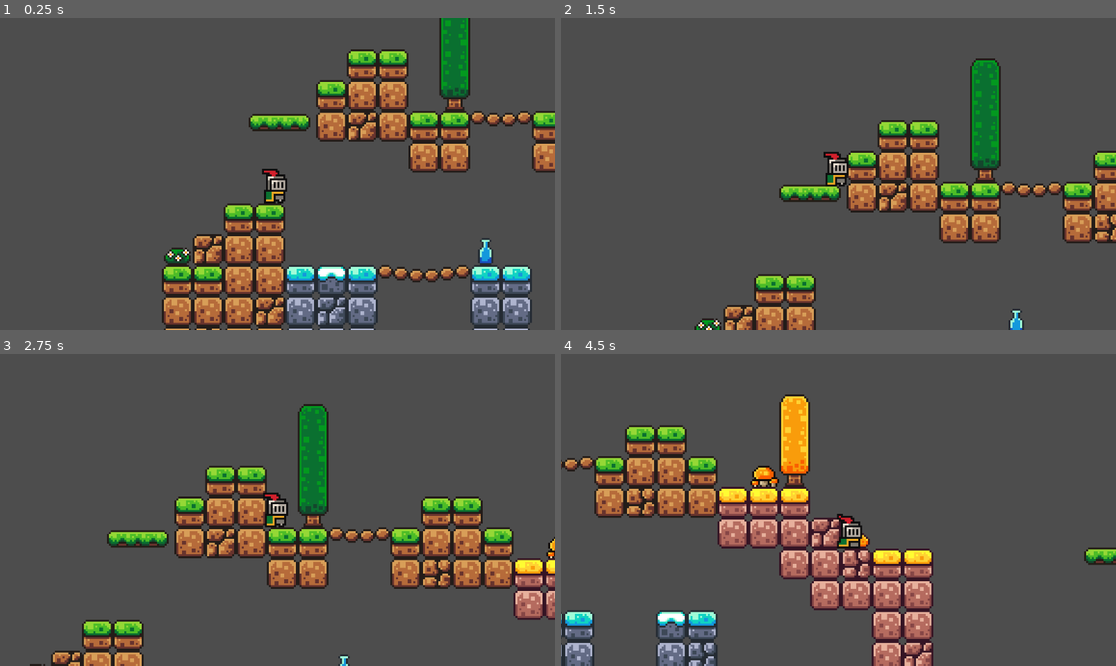
Above: before the commit, frames 1-4 (two rows, left to right).
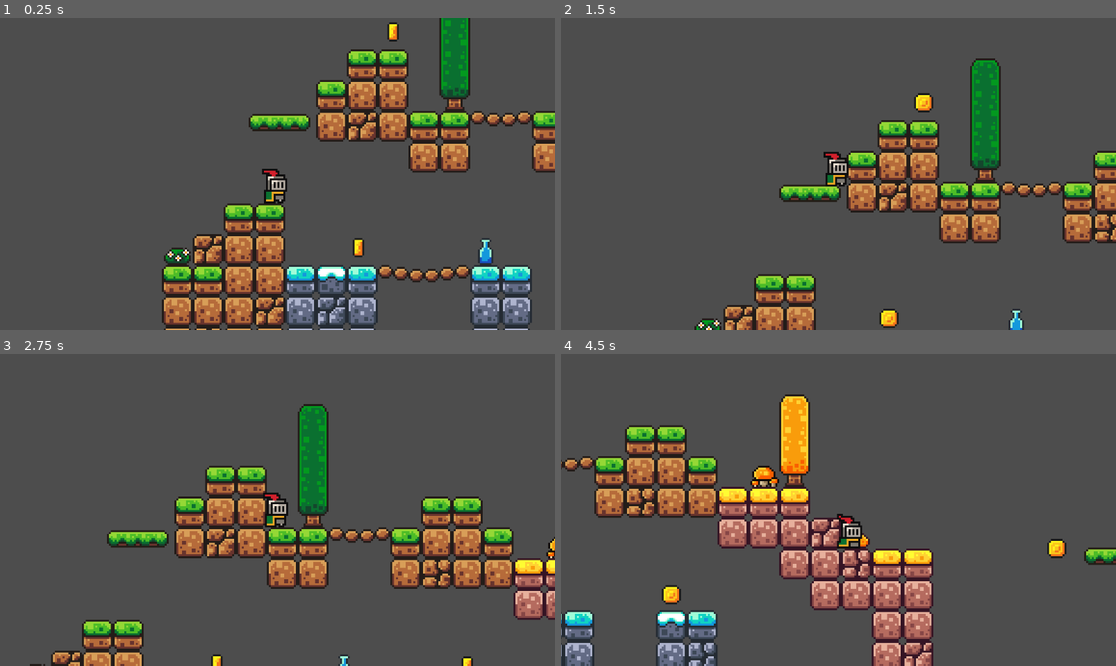
Above: after the commit, the same moments.

Repository: SMSourov/godot_tutorials
Game: Godot game, scene res://scenes/game.tscn
Same seed, same stepped clock (60 frames per second), same inputs: the game is played once before the commit and once after it.
Inputs:
- Up to frame 1 (0.25 s): no input
- Up to frame 2 (1.5 s): tap Enter (ui_accept) at 0.5, 0.77 s; hold Right (ui_right) from 0.53 s (still down)
- Up to frame 3 (2.75 s): tap Enter (ui_accept) at 1.52 s; release Right (ui_right) at 2.03 s; hold Left (ui_left) from 2.03 s (still down)
- Up to frame 4 (4.5 s): release Left (ui_left) at 2.78 s; hold Right (ui_right) 2.78-4.28 s; tap Enter (ui_accept) at 3.02, 3.77 s; hold Left (ui_left) from 4.28 s (still down)

The runs differ from the first frame. In frame 1, 0.2% of the frame differs, in the area x 63-72%, y 1-77%; in frame 2, 0.4%, in the area x 57-68%, y 24-100%; in frame 3, 0.1%; in frame 4, 0.4%.

Commit message:
Pickups
Created and added coin scene. Added physics layer to platform and coin scene. Modified collision masking layer.

Diff:
--- /dev/null
+++ b/first-game/coin.gd
@@ -0,0 +1,12 @@
+extends Area2D
+
+
+# Called when the node enters the scene tree for the first time.
+func _ready() -> void:
+	pass # Replace with function body.
+
+
+func _on_body_entered(body : Node2D) -> void:
+	print("+1 coin")
+	queue_free()
+	pass # Replace with function body.
--- a/first-game/project.godot
+++ b/first-game/project.godot
@@ -19,6 +19,8 @@
 
 2d_physics/layer_1="PLAYER"
 2d_physics/layer_2="WORLD"
+2d_physics/layer_3="COIN"
+2d_physics/layer_4="PLATFORM"
 
 [rendering]
 
--- /dev/null
+++ b/first-game/scenes/coin.tscn
@@ -0,0 +1,113 @@
+[gd_scene load_steps=17 format=3 uid="uid://4y0iag1d8ktc"]
+
+[ext_resource type="Script" uid="uid://sixsij3ekaj2" path="res://coin.gd" id="1_i64fm"]
+[ext_resource type="Texture2D" uid="uid://bped01tsjeycn" path="res://assets/sprites/coin.png" id="1_rwqht"]
+
+[sub_resource type="AtlasTexture" id="AtlasTexture_i64fm"]
+atlas = ExtResource("1_rwqht")
+region = Rect2(0, 0, 16, 16)
+
+[sub_resource type="AtlasTexture" id="AtlasTexture_11l1o"]
+atlas = ExtResource("1_rwqht")
+region = Rect2(16, 0, 16, 16)
+
+[sub_resource type="AtlasTexture" id="AtlasTexture_d14el"]
+atlas = ExtResource("1_rwqht")
+region = Rect2(32, 0, 16, 16)
+
+[sub_resource type="AtlasTexture" id="AtlasTexture_1ikuy"]
+atlas = ExtResource("1_rwqht")
+region = Rect2(48, 0, 16, 16)
+
+[sub_resource type="AtlasTexture" id="AtlasTexture_wnlwo"]
+atlas = ExtResource("1_rwqht")
+region = Rect2(64, 0, 16, 16)
+
+[sub_resource type="AtlasTexture" id="AtlasTexture_jig8b"]
+atlas = ExtResource("1_rwqht")
+region = Rect2(80, 0, 16, 16)
+
+[sub_resource type="AtlasTexture" id="AtlasTexture_xmuha"]
+atlas = ExtResource("1_rwqht")
+region = Rect2(96, 0, 16, 16)
+
+[sub_resource type="AtlasTexture" id="AtlasTexture_kfxoj"]
+atlas = ExtResource("1_rwqht")
+region = Rect2(112, 0, 16, 16)
+
+[sub_resource type="AtlasTexture" id="AtlasTexture_jsmju"]
+atlas = ExtResource("1_rwqht")
+region = Rect2(128, 0, 16, 16)
+
+[sub_resource type="AtlasTexture" id="AtlasTexture_s0mny"]
+atlas = ExtResource("1_rwqht")
+region = Rect2(144, 0, 16, 16)
+
+[sub_resource type="AtlasTexture" id="AtlasTexture_7cc30"]
+atlas = ExtResource("1_rwqht")
+region = Rect2(160, 0, 16, 16)
+
+[sub_resource type="AtlasTexture" id="AtlasTexture_rojmm"]
+atlas = ExtResource("1_rwqht")
+region = Rect2(176, 0, 16, 16)
+
+[sub_resource type="SpriteFrames" id="SpriteFrames_ls27i"]
+animations = [{
+"frames": [{
+"duration": 1.0,
+"texture": SubResource("AtlasTexture_i64fm")
+}, {
+"duration": 1.0,
+"texture": SubResource("AtlasTexture_11l1o")
+}, {
+"duration": 1.0,
+"texture": SubResource("AtlasTexture_d14el")
+}, {
+"duration": 1.0,
+"texture": SubResource("AtlasTexture_1ikuy")
+}, {
+"duration": 1.0,
+"texture": SubResource("AtlasTexture_wnlwo")
+}, {
+"duration": 1.0,
+"texture": SubResource("AtlasTexture_jig8b")
+}, {
+"duration": 1.0,
+"texture": SubResource("AtlasTexture_xmuha")
+}, {
+"duration": 1.0,
+"texture": SubResource("AtlasTexture_kfxoj")
+}, {
+"duration": 1.0,
+"texture": SubResource("AtlasTexture_jsmju")
+}, {
+"duration": 1.0,
+"texture": SubResource("AtlasTexture_s0mny")
+}, {
+"duration": 1.0,
+"texture": SubResource("AtlasTexture_7cc30")
+}, {
+"duration": 1.0,
+"texture": SubResource("AtlasTexture_rojmm")
+}],
+"loop": true,
+"name": &"default",
+"speed": 8.0
+}]
+
+[sub_resource type="CircleShape2D" id="CircleShape2D_ssuvv"]
+radius = 4.0
+
+[node name="Coin" type="Area2D"]
+collision_layer = 4
+script = ExtResource("1_i64fm")
+
+[node name="AnimatedSprite2D" type="AnimatedSprite2D" parent="."]
+sprite_frames = SubResource("SpriteFrames_ls27i")
+autoplay = "default"
+frame_progress = 0.93912154
+
+[node name="CollisionShape2D" type="CollisionShape2D" parent="."]
+shape = SubResource("CircleShape2D_ssuvv")
+
+[connection signal="body_entered" from="." to="." method="_on_body_entered"]
--- a/first-game/scenes/game.tscn
+++ b/first-game/scenes/game.tscn
@@ -1,8 +1,9 @@
-[gd_scene load_steps=9 format=4 uid="uid://c66f2tiagg1sr"]
+[gd_scene load_steps=10 format=4 uid="uid://c66f2tiagg1sr"]
 
 [ext_resource type="PackedScene" uid="uid://b3hjlgmu1lcvb" path="res://scenes/player.tscn" id="1_uwrxv"]
 [ext_resource type="Texture2D" uid="uid://d0q2g65ahgok" path="res://assets/sprites/world_tileset.png" id="2_yqjtg"]
 [ext_resource type="PackedScene" uid="uid://dqa01xdajdmpt" path="res://scenes/platform.tscn" id="3_lnu2h"]
+[ext_resource type="PackedScene" uid="uid://4y0iag1d8ktc" path="res://scenes/coin.tscn" id="4_lbhrr"]
 
 [sub_resource type="TileSetAtlasSource" id="TileSetAtlasSource_lnu2h"]
 texture = ExtResource("2_yqjtg")
@@ -238,3 +239,18 @@
 &"": SubResource("AnimationLibrary_iywne")
 }
 autoplay = "movable_platform"
+
+[node name="Coin" parent="." instance=ExtResource("4_lbhrr")]
+position = Vector2(70, 7)
+
+[node name="Coin2" parent="." instance=ExtResource("4_lbhrr")]
+position = Vector2(200, 8)
+
+[node name="Coin3" parent="." instance=ExtResource("4_lbhrr")]
+position = Vector2(88, -105)
+
+[node name="Coin4" parent="." instance=ExtResource("4_lbhrr")]
+position = Vector2(504, 6)
+
+[node name="Coin5" parent="." instance=ExtResource("4_lbhrr")]
+position = Vector2(400, -16)
--- a/first-game/scenes/platform.tscn
+++ b/first-game/scenes/platform.tscn
@@ -6,6 +6,7 @@
 size = Vector2(30, 7)
 
 [node name="Platform" type="AnimatableBody2D"]
+collision_layer = 8
 
 [node name="Sprite2D" type="Sprite2D" parent="."]
 texture = ExtResource("1_ba0x2")
--- a/first-game/scenes/player.tscn
+++ b/first-game/scenes/player.tscn
@@ -289,7 +289,7 @@
 
 [node name="Player" type="CharacterBody2D"]
 z_index = 5
-collision_mask = 3
+collision_mask = 15
 script = ExtResource("1_g2els")
 
 [node name="AnimatedSprite2D" type="AnimatedSprite2D" parent="."]
Not shown, added: first-game/coin.gd.uid
